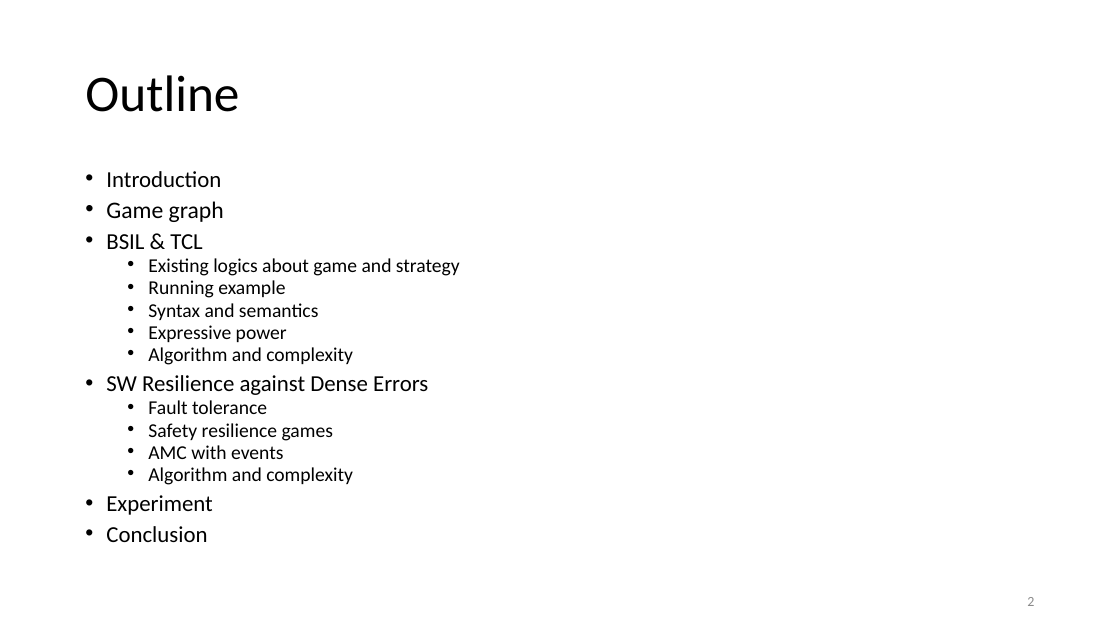
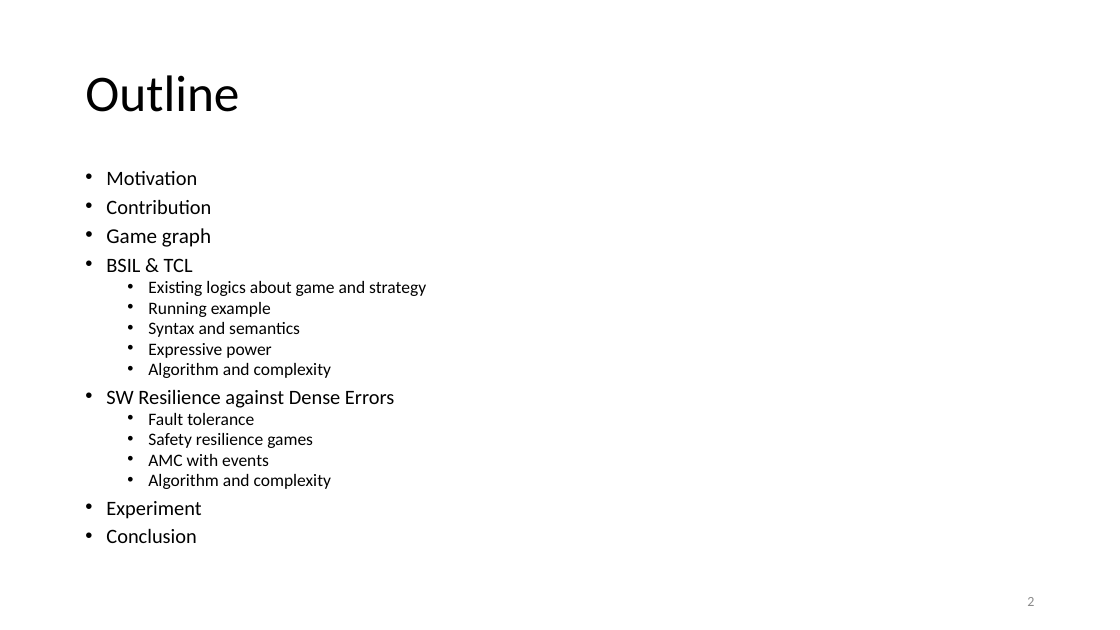
Before and after one commit to yyergg/graduate, a slide deck: slide 2 of def.pptx. Drawn at 1120x630 pixels with LibreOffice and Linux fonts; fonts in the diff are those of the drawing. Boxes give left, top, right and bottom in pixels: in the first picture for what was removed or moved away, otherwise in the second. Text is boxed around its words. In the diff, an @@ line names an element or a change of style, - is before the commit and + after.

```diff
--- a/def.pptx
+++ b/def.pptx
@@ text at <box>106,171,211,214</box>: text changed; size 19.6 to 17.5 pt @@
-• Introduction
+• Motivation
+• Contribution
@@ text at <box>106,228,426,543</box>: size 20.3 to 18.1 pt in "Game graph"; size 19.6 to 17.5 pt in "BSIL & TCL", "SW Resilience against Dense Errors", "Experiment", "Conclusion"; size 16.8 to 15 pt in "Existing logics about game and strategy", "Running example", "Syntax and semantics", "Expressive power" and 5 more places @@
```
Also in this commit, not shown: 19 other slides changed, 5 slides added, 26 other files.
